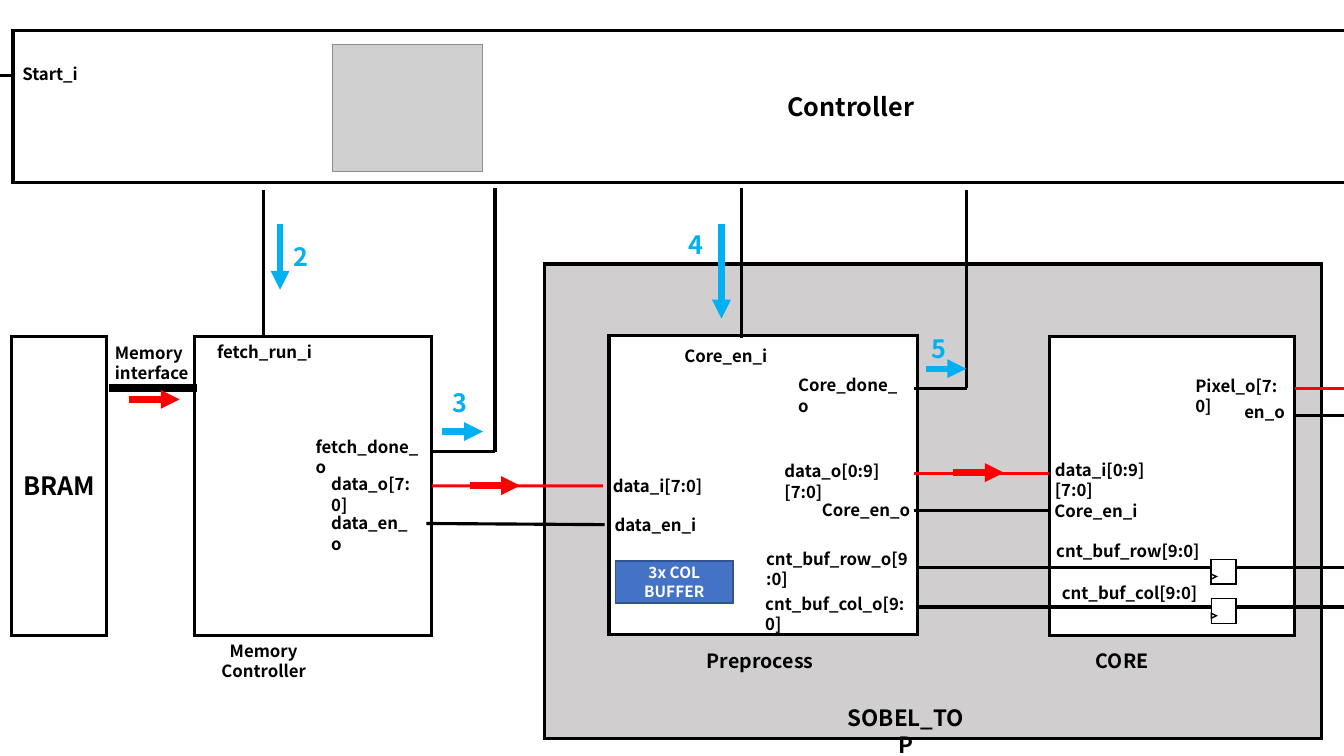
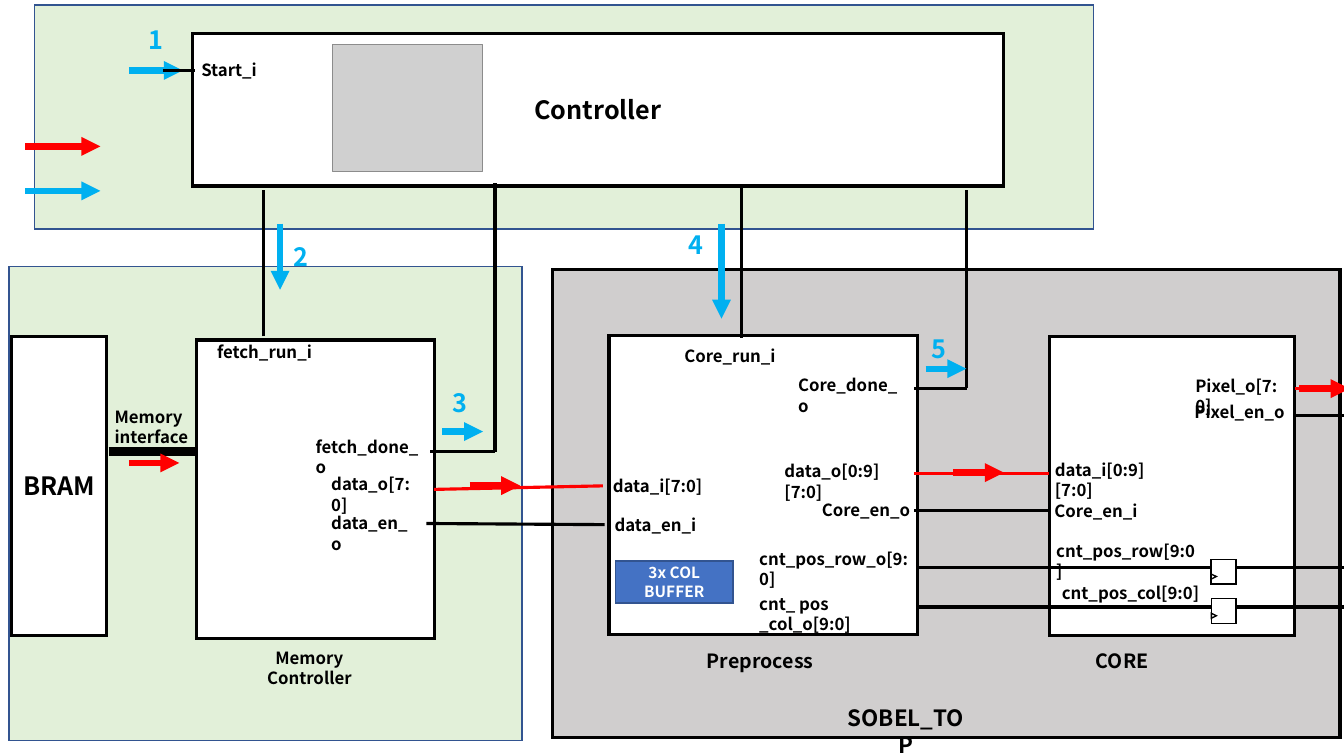
Before and after one commit to YongCastle/ICE2005_42, a slide deck: slide 11 of Plan.pptx. Drawn at 1344x756 pixels with LibreOffice and Linux fonts; fonts in the diff are those of the drawing; grey boxes stand for pictures. Boxes give left, top, right and bottom in pixels: in the first picture for what was removed or moved away, otherwise in the second. Text is boxed around its words. In the diff, an @@ line names an element or a change of style, - is before the commit and + after.

```diff
--- a/Plan.pptx
+++ b/Plan.pptx
@@ rectangle added at [35,5,1094,229], fill #E2F0D9, outline #325491 1 pt @@
@@ text added at [149,30,164,49], 18 pt, text #00B0F0, bold @@
+1
@@ text "Start_i": place and size @@
-text "Start_i" at [22,66,78,83]
+text "Start_i" at [201,62,257,79]
@@ rectangle "Controller": place and size @@
-rectangle "Controller" at [13,30,1344,184]
+rectangle "Controller" at [193,33,1004,187]
@@ arrow added from (129, 71) to (182, 71), #00B0F0 4.5 pt @@
@@ line moved from (0, 76) - (11, 76) to (163, 71) - (196, 71) @@
@@ arrow added from (25, 146) to (101, 146), #FF0000 4.5 pt @@
@@ arrow added from (25, 191) to (101, 191), #00B0F0 4.5 pt @@
@@ line moved from (495, 453) - (495, 189) to (495, 453) - (495, 182) @@
@@ rectangle added at [9,267,522,741], fill #E2F0D9, outline #325491 1 pt @@
@@ rectangle: place and size @@
-rectangle at [544,264,1322,738]
+rectangle at [553,269,1340,738]
@@ text at [684,348,775,365]: text changed @@
-Core_en_i
+Core_run_i
@@ arrow added from (1300, 389) to (1344, 389), #FF0000 4.5 pt @@
@@ text at [1194,402,1284,421]: text changed @@
-en_o
+Pixel_en_o
@@ 1 text, 1 line, 1 arrow: place and size @@
-1 text, 1 line, 1 arrow at [109,346,197,399]
+1 text, 1 line, 1 arrow at [109,410,197,463]
@@ line moved from (433, 486) - (603, 486) to (435, 490) - (603, 486) @@
@@ text at [759,551,908,588]: text changed @@
-cnt_buf_row_o[9:0]
+cnt_pos_row_o[9:0]
@@ text at [1056,543,1195,561]: text changed @@
-cnt_buf_row[9:0]
+cnt_pos_row[9:0]
@@ text at [759,598,851,635]: text changed @@
-cnt_buf_col_o[9:0]
+cnt_ pos _col_o[9:0]
@@ text at [1062,585,1199,603]: text changed @@
-cnt_buf_col[9:0]
+cnt_pos_col[9:0]
@@ text "Memory Controller": place and size @@
-text "Memory Controller" at [221,644,306,678]
+text "Memory Controller" at [267,651,352,685]
```
Also in this commit, not shown: 1 other slide changed, 9 other files.
